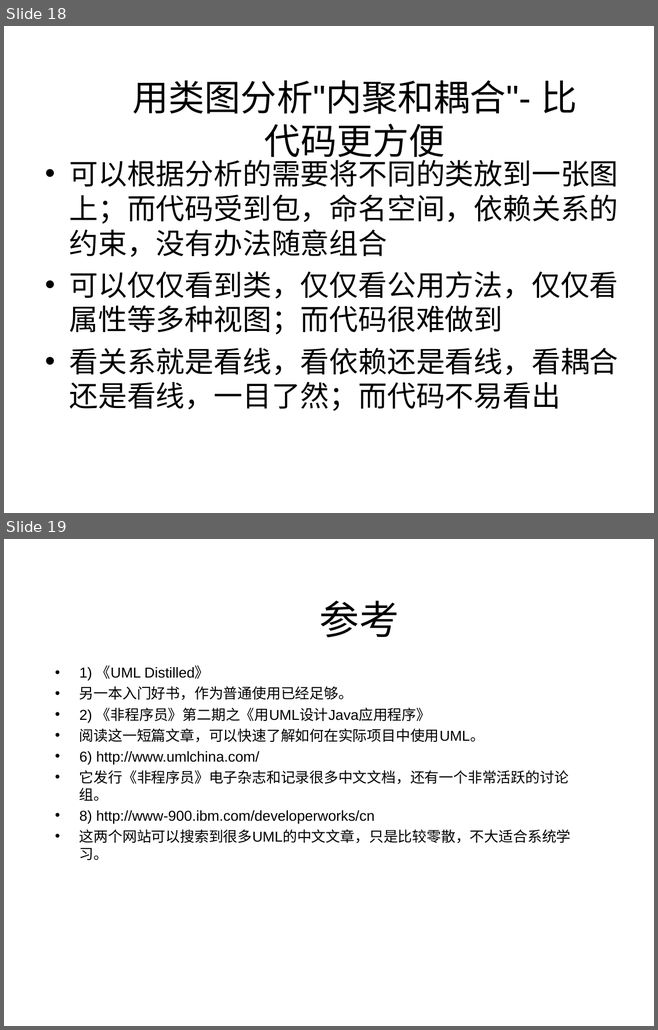
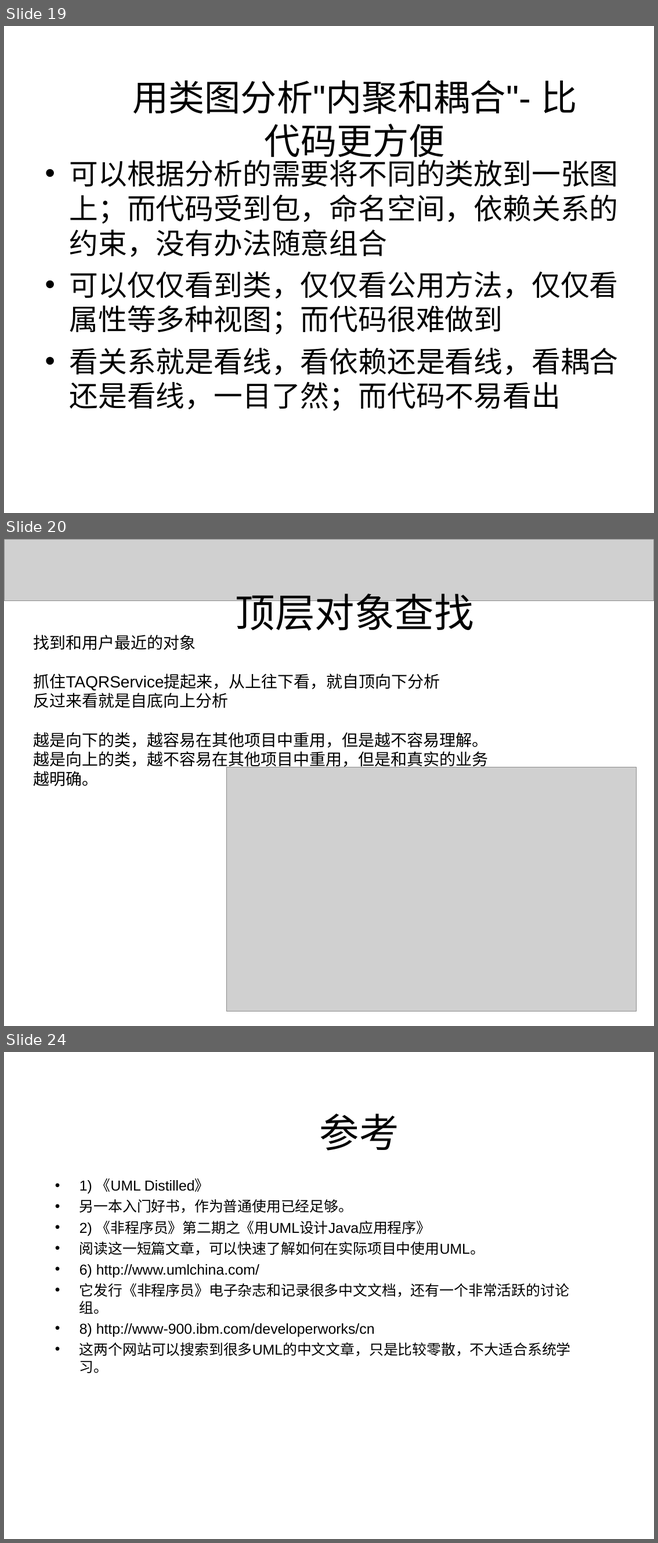
Before and after one commit to 1000copy/delpy, a slide deck: docs/1021project/UML理论和实践.ppt. Shown one above the other, each under a label of ours: slides 18 and 19 before the commit, slides 19, 20 and 24 after it; the slides between them are not shown. The pictures are 658x1030 and 658x1543 pixels, drawn with LibreOffice and Linux fonts; fonts in the diff are those of the drawing; grey boxes stand for pictures; background and template pictures are left out. Boxes give left, top, right and bottom in pixels: in the first picture for what was removed or moved away, otherwise in the second. Text is boxed around its words. In the diff, an @@ line names an element or a change of style, - is before the commit and + after.

```diff
--- a/docs/1021project/UML理论和实践.ppt
+++ b/docs/1021project/UML理论和实践.ppt
@@ slide 20 added at <box>4,539,654,1026</box>, background #FFFFFF @@
@@ picture added at <box>4,539,654,600</box> @@
@@ text added at <box>235,594,474,637</box>, 44 pt, text #000000 @@
+顶层对象查找
@@ text added at <box>34,635,488,787</box>, 18 pt, text #000000 @@
+找到和用户最近的对象
+抓住TAQRService提起来，从上往下看，就自顶向下分析
+反过来看就是自底向上分析
+越是向下的类，越容易在其他项目中重用，但是越不容易理解。
+越是向上的类，越不容易在其他项目中重用，但是和真实的业务越明确。
@@ picture added at <box>227,767,636,1011</box> @@
@@ what was slide 18 is now slide 19 @@
@@ what was slide 19 is now slide 24 @@
```
Also in this commit, not shown: 5 slides changed, 6 other slides added, 2 slides removed.
